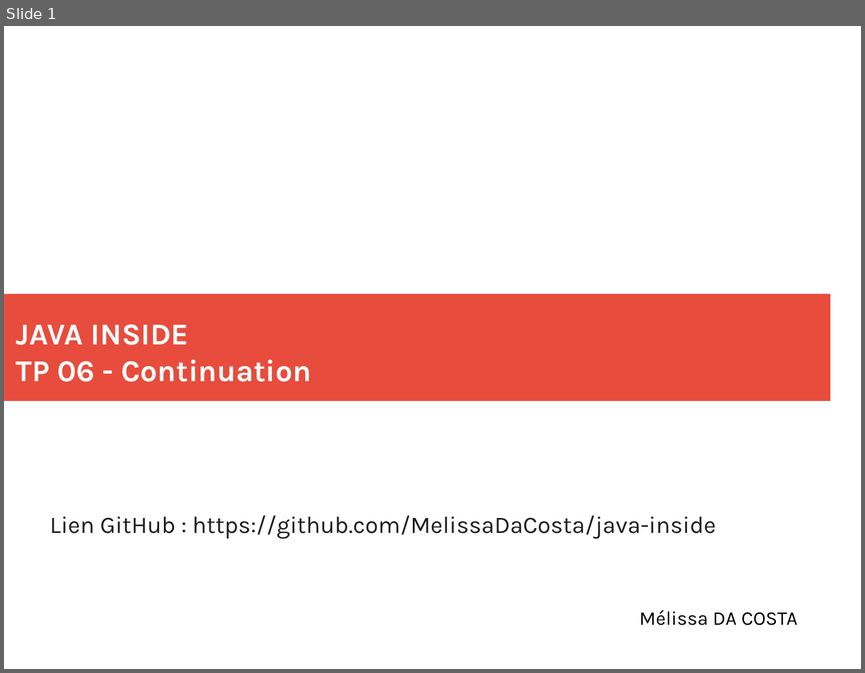
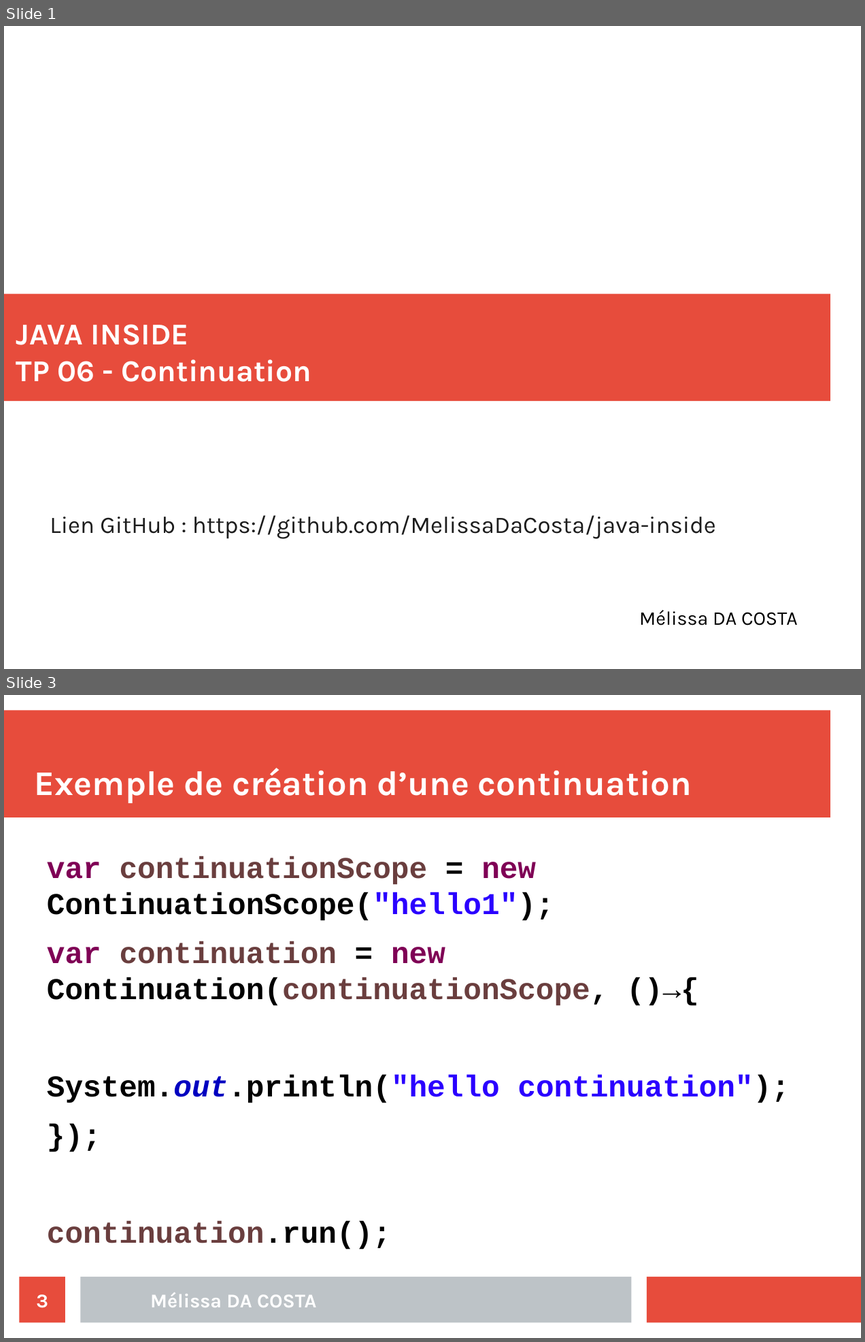
Before and after one commit to MelissaDaCosta/java-inside, a slide deck: lab6/Mélissa_DA_COSTA_slides_TP06.odp. Shown one above the other, each under a label of ours: slide 1 before the commit, slides 1 and 3 after it; the slides between them are not shown. The pictures are 865x673 and 865x1342 pixels, drawn with LibreOffice and Linux fonts; fonts in the diff are those of the drawing. Boxes give left, top, right and bottom in pixels: in the first picture for what was removed or moved away, otherwise in the second. Text is boxed around its words. In the diff, an @@ line names an element or a change of style, - is before the commit and + after.

```diff
--- a/lab6/Mélissa_DA_COSTA_slides_TP06.odp
+++ b/lab6/Mélissa_DA_COSTA_slides_TP06.odp
@@ slide 3 added at (x1=4, y1=695, x2=861, y2=1338), background #FFFFFF @@
@@ rectangle added at (x1=4, y1=711, x2=830, y2=818), fill #E74C3C @@
@@ title added at (x1=35, y1=768, x2=691, y2=803), 32 pt, text #FFFFFF, bold @@
+Exemple de création d’une continuation
@@ text added at (x1=47, y1=856, x2=789, y2=1249), 28 pt, text #000000, bold @@
+var continuationScope = new ContinuationScope("hello1");
+var continuation = new Continuation(continuationScope, ()→{
+System.out.println("hello continuation");
+});
+continuation.run();
@@ page number added at (x1=20, y1=1276, x2=65, y2=1323), fill #E74C3C, 18 pt, text #FFFFFF, bold @@
+3
@@ rectangle added at (x1=80, y1=1276, x2=632, y2=1323), fill #BDC3C7 @@
@@ rectangle added at (x1=647, y1=1276, x2=861, y2=1323), fill #E74C3C @@
@@ text added at (x1=150, y1=1292, x2=317, y2=1307), 18 pt, text #FFFFFF, bold @@
+Mélissa DA COSTA
```
Also in this commit, not shown: 5 other slides added, 6 slides removed, 4 other files.
